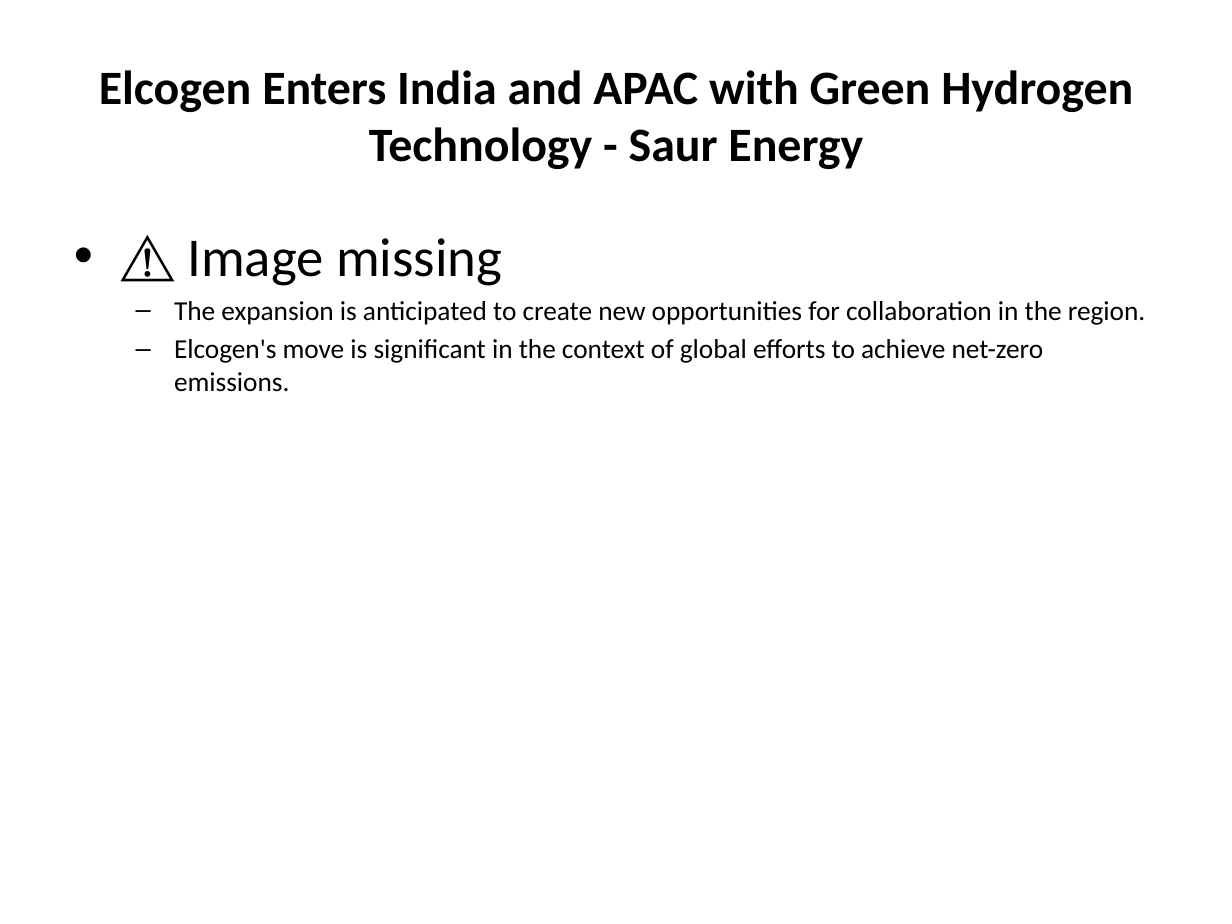
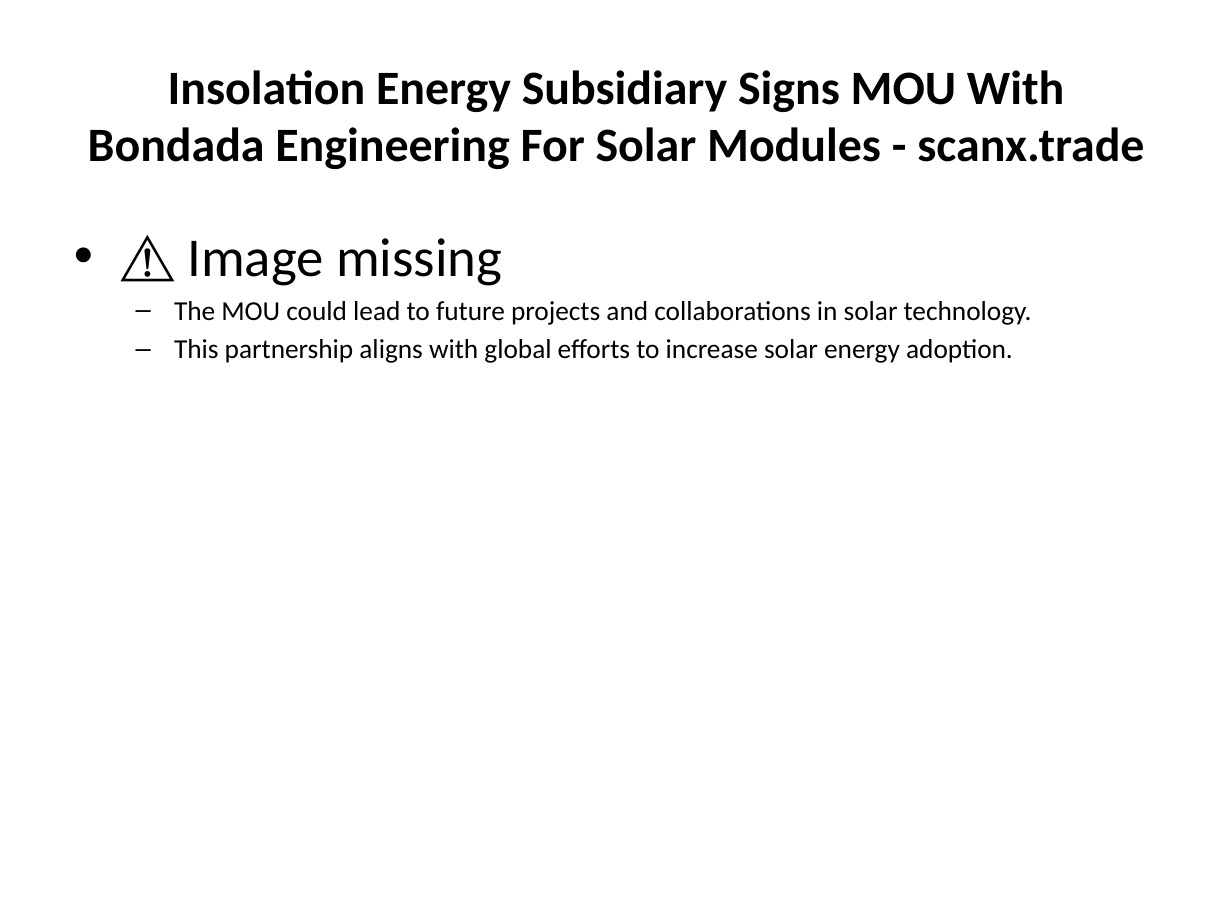
Before and after one commit to gauravsiemens1988/Linkedin-AI-Agent_Personal, a slide deck: slide 6 of drafts/linkedin_carousel.pptx. Drawn at 1232x924 pixels with LibreOffice and Linux fonts; fonts in the diff are those of the drawing. Boxes give left, top, right and bottom in pixels: in the first picture for what was removed or moved away, otherwise in the second. Text is boxed around its words. In the diff, an @@ line names an element or a change of style, - is before the commit and + after.

```diff
--- a/drafts/linkedin_carousel.pptx
+++ b/drafts/linkedin_carousel.pptx
@@ title at [88,70,1144,169]: text changed @@
-Elcogen Enters India and APAC with Green Hydrogen Technology - Saur Energy
+Insolation Energy Subsidiary Signs MOU With Bondada Engineering For Solar Modules - scanx.trade
@@ text at [174,301,1032,363]: text changed @@
-  – The expansion is anticipated to create new opportunities for collaboration in the region.
-  – Elcogen's move is significant in the context of global efforts to achieve net-zero emissions.
+  – The MOU could lead to future projects and collaborations in solar technology.
+  – This partnership aligns with global efforts to increase solar energy adoption.
```
Also in this commit, not shown: 5 other slides changed, 1 other file.
